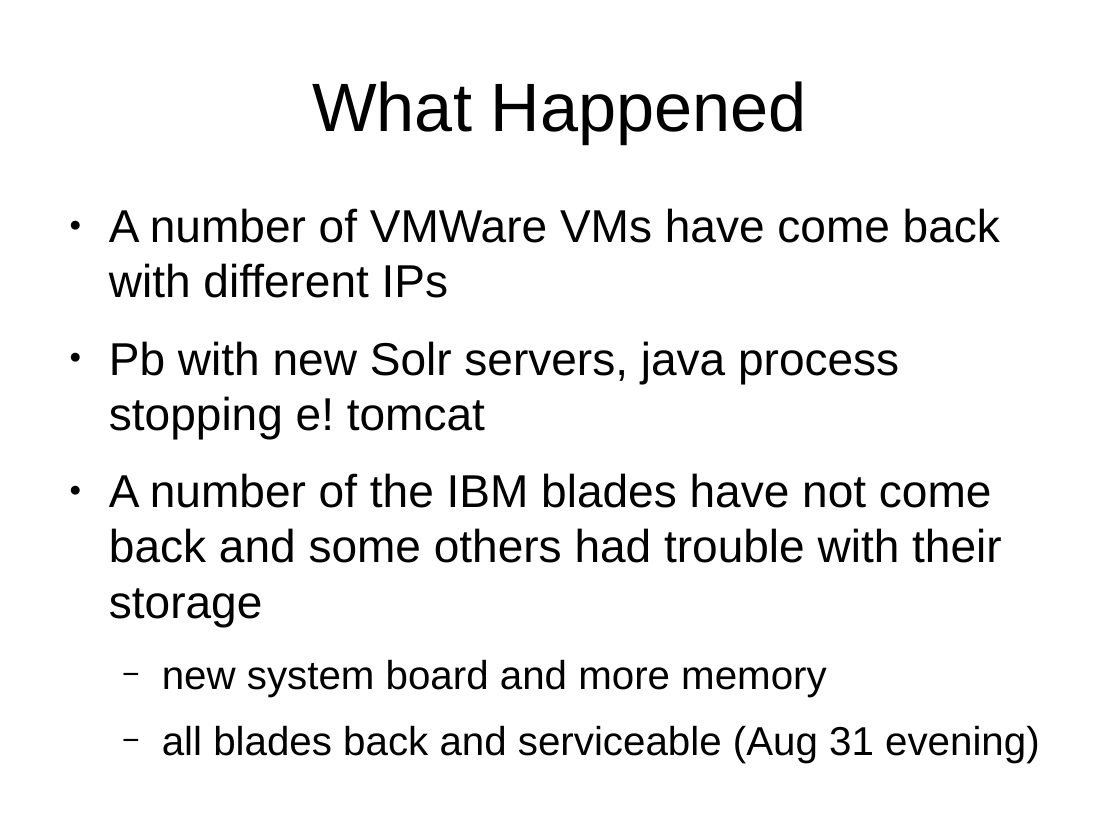
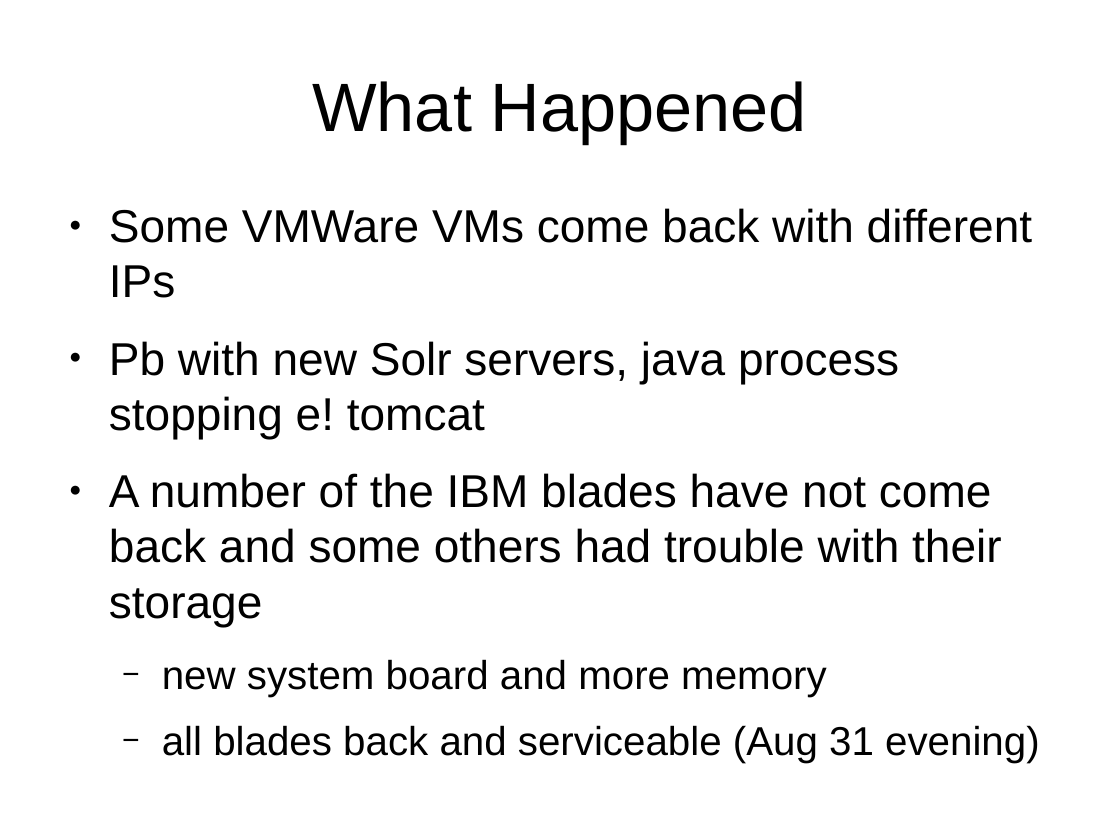
Before and after one commit to avullo/ensembl-migration-pm, a slide deck: slide 13 of data-review-10-16/talk.odp. Drawn at 1120x840 pixels with LibreOffice and Linux fonts; fonts in the diff are those of the drawing; background and template pictures are left out. Boxes give left, top, right and bottom in pixels: in the first picture for what was removed or moved away, otherwise in the second. Text is boxed around its words. In the diff, an @@ line names an element or a change of style, - is before the commit and + after.

```diff
--- a/data-review-10-16/talk.odp
+++ b/data-review-10-16/talk.odp
@@ text at bbox=[109, 208, 1032, 298]: text changed @@
-● A number of VMWare VMs have come back with different IPs
+● Some VMWare VMs come back with different IPs
```
Also in this commit, not shown: 11 other slides changed, 2 slides added, 1 slide removed, 4 other files.
